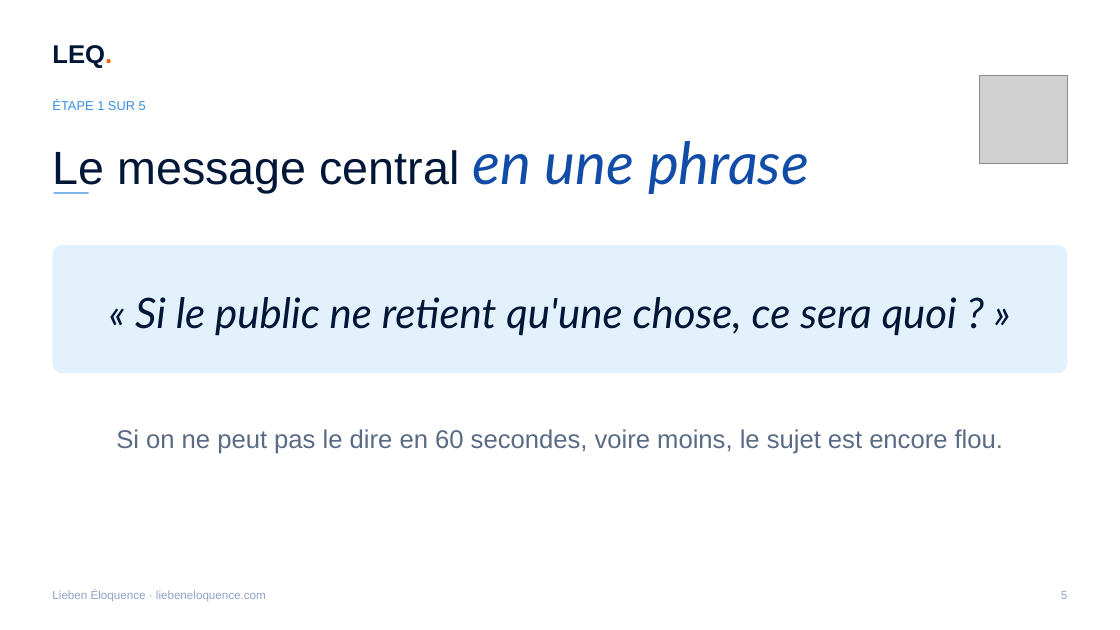
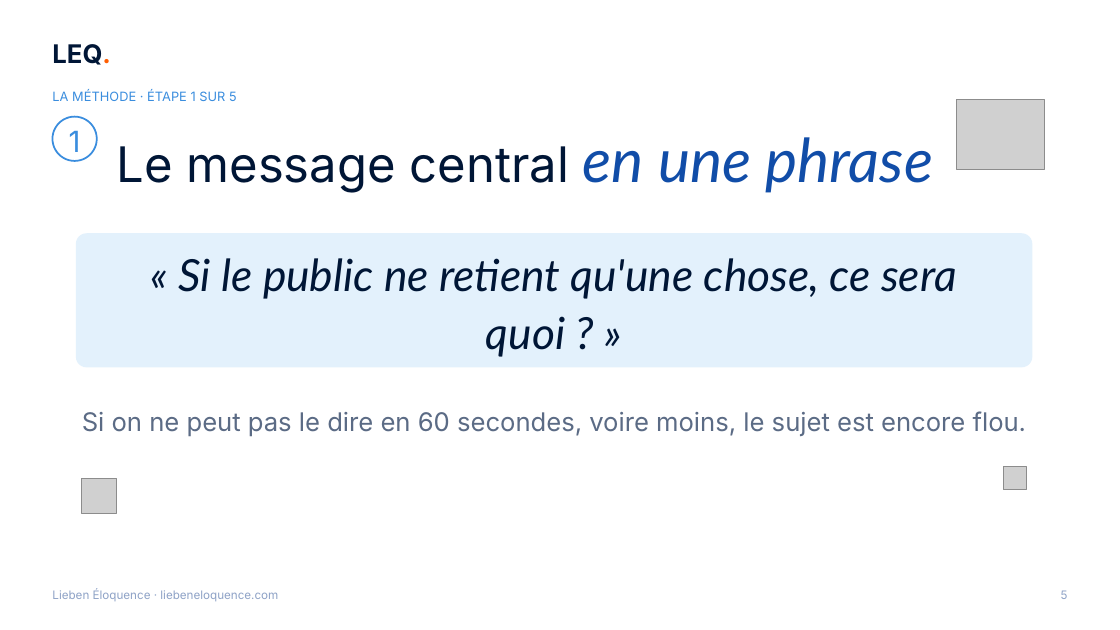
Before and after one commit to ahiale/liebeneloquence-site, a slide deck: slide 5 of communication/atelier/LEQ-capsule-squelette.pptx. Drawn at 1120x630 pixels with LibreOffice and Linux fonts; fonts in the diff are those of the drawing; grey boxes stand for pictures; background and template pictures are left out. Boxes give left, top, right and bottom in pixels: in the first picture for what was removed or moved away, otherwise in the second. Text is boxed around its words. In the diff, an @@ line names an element or a change of style, - is before the commit and + after.

```diff
--- a/communication/atelier/LEQ-capsule-squelette.pptx
+++ b/communication/atelier/LEQ-capsule-squelette.pptx
@@ picture removed at (x1=980, y1=76, x2=1067, y2=163) @@
@@ text at (x1=52, y1=90, x2=237, y2=101): text changed; font Arial to Inter @@
-ÉTAPE 1 SUR 5
+LA MÉTHODE · ÉTAPE 1 SUR 5
@@ ellipse added at (x1=52, y1=117, x2=97, y2=161), fill #FFFFFF, outline #3A8DDE 1.5 pt @@
@@ text "Le message central en une ..." moved from (x1=52, y1=141, x2=809, y2=194) to (x1=117, y1=137, x2=933, y2=193) @@
@@ text "Le message central en une ..." at (x1=117, y1=137, x2=933, y2=193): size 40 to 42 pt, font Arial to Inter in "Le message central"; size 50 to 52 pt in "en une phrase" @@
@@ picture added at (x1=957, y1=99, x2=1044, y2=169) @@
@@ text added at (x1=69, y1=130, x2=81, y2=152), 25 pt, text #3A8DDE @@
+1
@@ rectangle removed at (x1=54, y1=192, x2=89, y2=193) @@
@@ rounded rectangle resized from (x1=52, y1=245, x2=1067, y2=374) to (x1=76, y1=234, x2=1033, y2=368) @@
@@ text "« Si le public ne ..." moved from (x1=135, y1=297, x2=957, y2=336) to (x1=179, y1=258, x2=957, y2=357) @@
@@ text "« Si le public ne ..." at (x1=179, y1=258, x2=957, y2=357): size 36 to 38 pt @@
@@ font Arial to Inter in 3 elements at (x1=52, y1=44, x2=110, y2=65), (x1=52, y1=589, x2=278, y2=601), (x1=82, y1=411, x2=1027, y2=436) @@
@@ text "Si on ne peut pas ..." moved from (x1=116, y1=429, x2=1003, y2=454) to (x1=82, y1=411, x2=1027, y2=436) @@
@@ picture added at (x1=82, y1=478, x2=117, y2=513) @@
@@ picture added at (x1=1003, y1=466, x2=1027, y2=490) @@
```
Also in this commit, not shown: 11 other slides changed, 43 other files.
